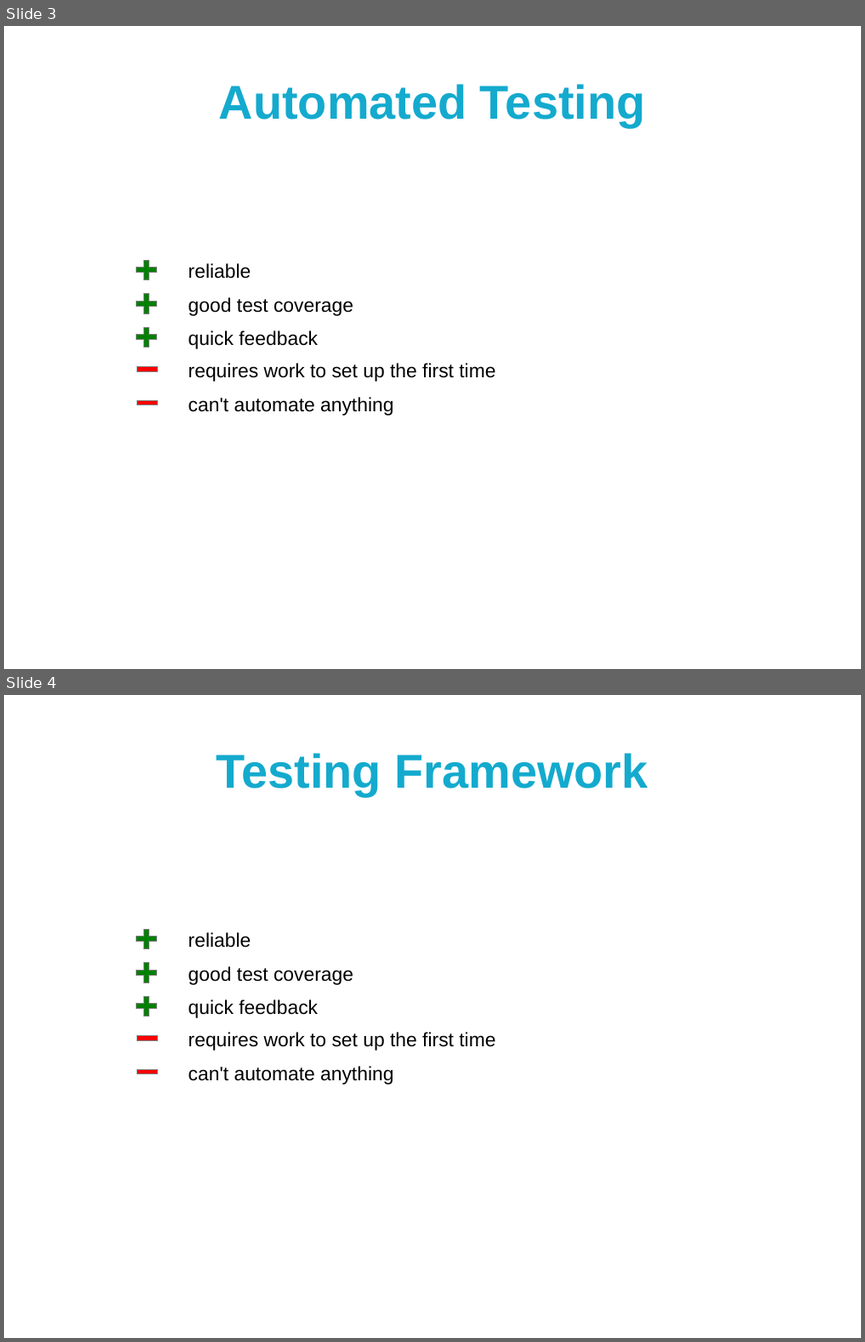
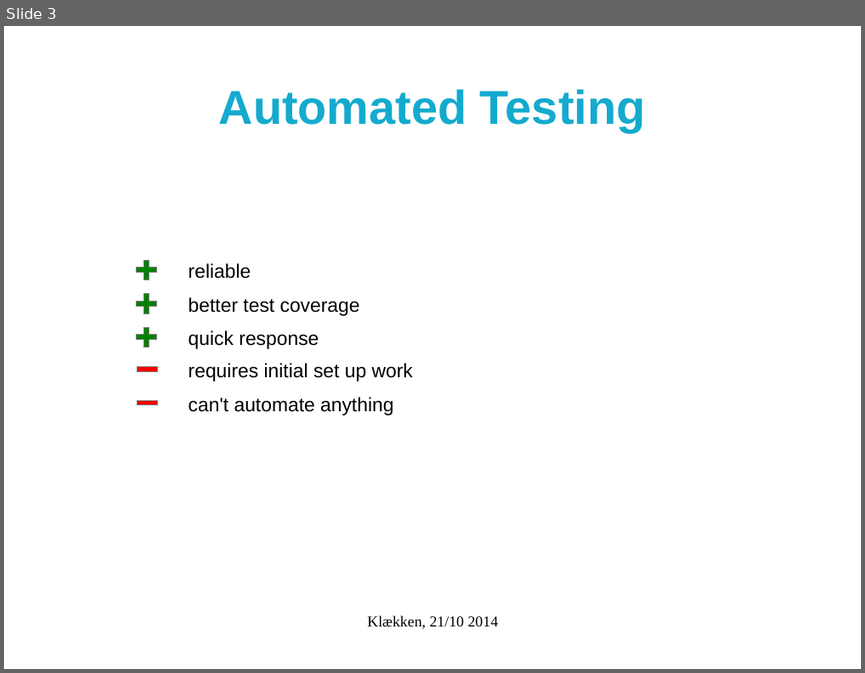
Before and after one commit to metno/mgp, a slide deck: klekken_2014/sw-testing/sw-testing.odp. Shown one above the other, each under a label of ours: slides 3 and 4 before the commit, slide 3 after it. The pictures are 865x1342 and 865x673 pixels, drawn with LibreOffice and Linux fonts; fonts in the diff are those of the drawing; background and template pictures are left out. Boxes give left, top, right and bottom in pixels: in the first picture for what was removed or moved away, otherwise in the second. Text is boxed around its words. In the diff, an @@ line names an element or a change of style, - is before the commit and + after.

```diff
--- a/klekken_2014/sw-testing/sw-testing.odp
+++ b/klekken_2014/sw-testing/sw-testing.odp
@@ slide 4 removed at [4,695,861,1338], background #FFFFFF @@
@@ title removed at [216,753,648,796] @@
-Testing Framework
@@ plus removed at [136,929,156,949] @@
@@ text removed at [188,932,251,947] @@
-reliable
@@ plus removed at [136,963,156,982] @@
@@ text removed at [188,966,353,985] @@
-good test coverage
@@ plus removed at [136,997,156,1017] @@
@@ text removed at [188,999,318,1018] @@
-quick feedback
@@ rectangle removed at [137,1036,158,1040] @@
@@ text removed at [188,1032,495,1050] @@
-requires work to set up the first time
@@ rectangle removed at [137,1070,158,1074] @@
@@ text removed at [188,1066,393,1084] @@
-can't automate anything
@@ slide 3 changed as well @@
@@ title "Automated Testing": place and size @@
-title "Automated Testing" at [219,84,645,127]
+title "Automated Testing" at [219,89,645,132]
@@ text at [188,297,360,316]: text changed @@
-good test coverage
+better test coverage
@@ text at [188,330,318,349]: text changed @@
-quick feedback
+quick response
@@ text at [188,363,413,381]: text changed @@
-requires work to set up the first time
+requires initial set up work
@@ text added at [367,615,499,629], 14 pt, text #000000 @@
+Klækken, 21/10 2014
```
Also in this commit, not shown: 4 other slides changed, 4 slides added, 2 other slides removed.
